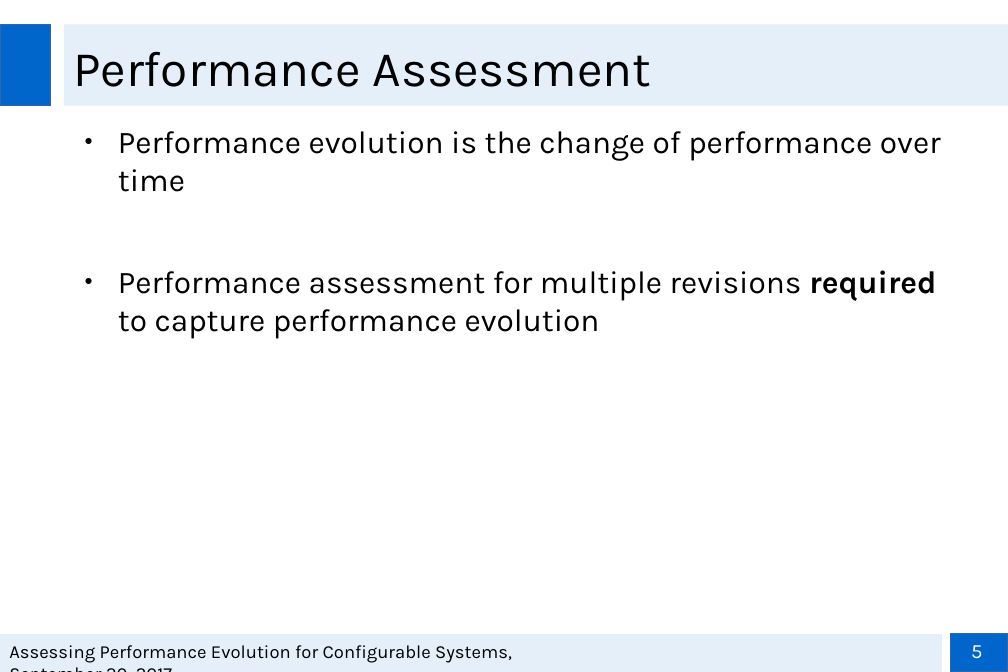
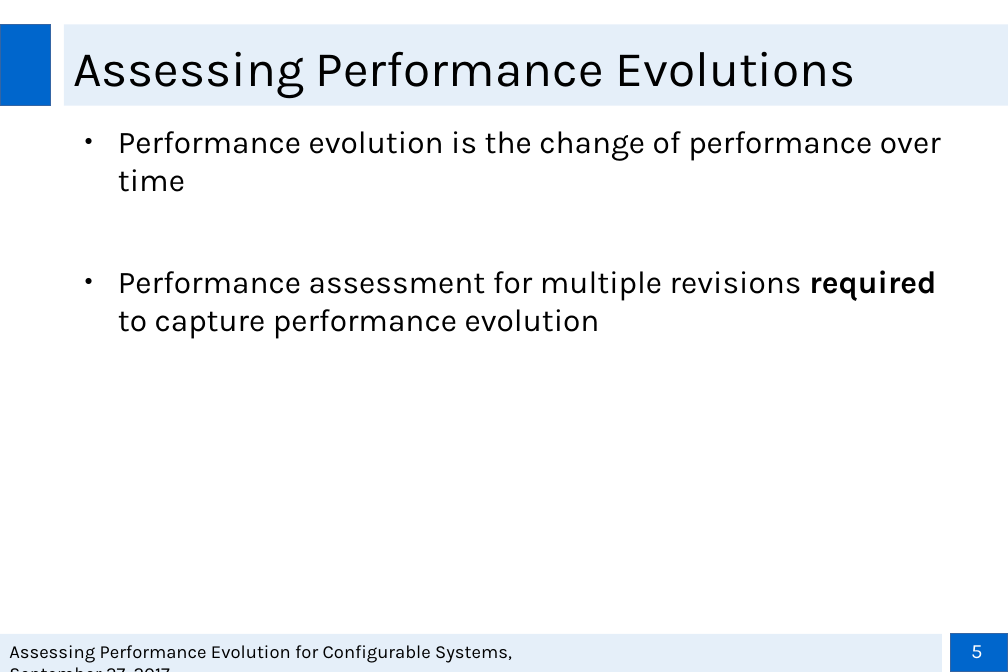
Before and after one commit to smba/msthesis, a slide deck: slide 5 of Presentations/Zwischenpräsentation_MA.odp. Drawn at 1008x672 pixels with LibreOffice and Linux fonts; fonts in the diff are those of the drawing; background and template pictures are left out. Boxes give left, top, right and bottom in pixels: in the first picture for what was removed or moved away, otherwise in the second. Text is boxed around its words. In the diff, an @@ line names an element or a change of style, - is before the commit and + after.

```diff
--- a/Presentations/Zwischenpräsentation_MA.odp
+++ b/Presentations/Zwischenpräsentation_MA.odp
@@ title at <box>73,51,855,98</box>: text changed @@
-Performance Assessment
+Assessing Performance Evolutions
```
Also in this commit, not shown: 15 other slides changed, 1 slide added, 1 other file.
